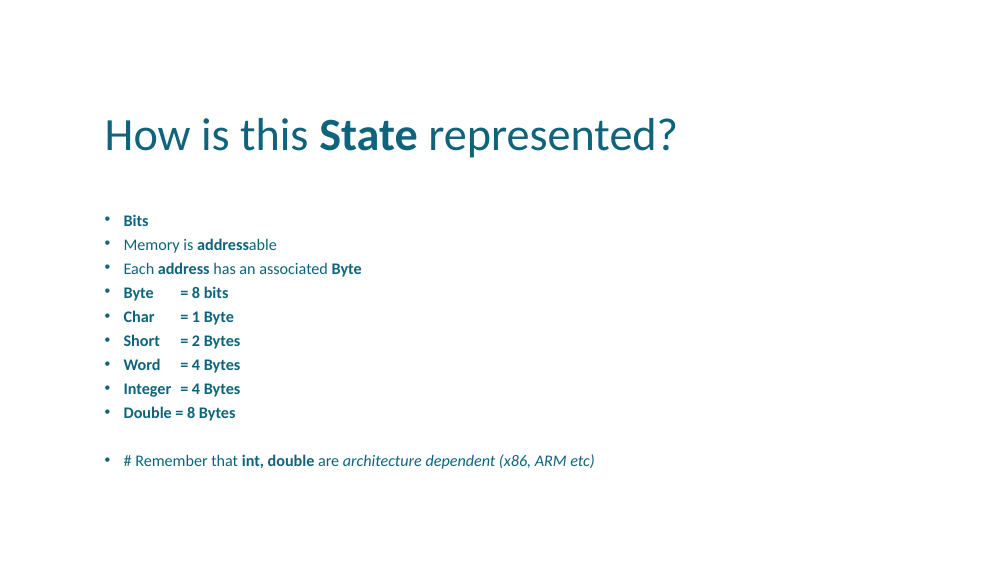
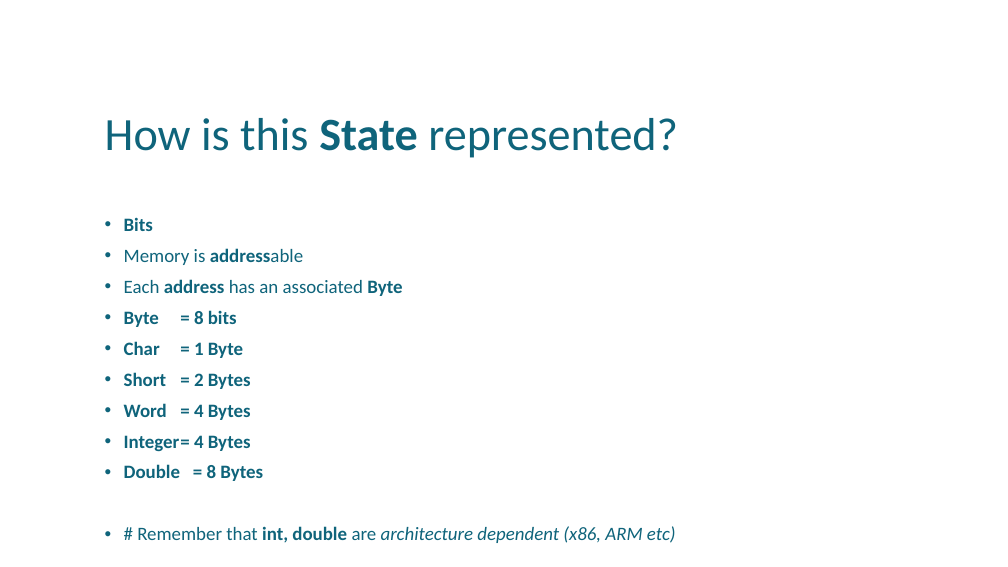
Before and after one commit to uday87j/teach_python, a slide deck: slide 3 of fundamentals/2-State, Data types.pptx. Drawn at 1008x567 pixels with LibreOffice and Linux fonts; fonts in the diff are those of the drawing. Boxes give left, top, right and bottom in pixels: in the first picture for what was removed or moved away, otherwise in the second. Text is boxed around its words. In the diff, an @@ line names an element or a change of style, - is before the commit and + after.

```diff
--- a/fundamentals/2-State, Data types.pptx
+++ b/fundamentals/2-State, Data types.pptx
@@ text "Bits" at bbox=[124, 217, 676, 543]: size 15.4 to 18 pt; line spacing 0.7 to 0.9 @@
```
Also in this commit, not shown: 2 other slides changed, 5 slides added, 1 slide removed, 1 other file.
